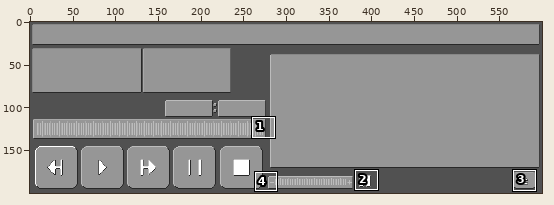
Two states of a pixel-art file, assets/window.aseprite. Above, an overview of the earlier version with the close-up marked.
Close-up. Before the edit:
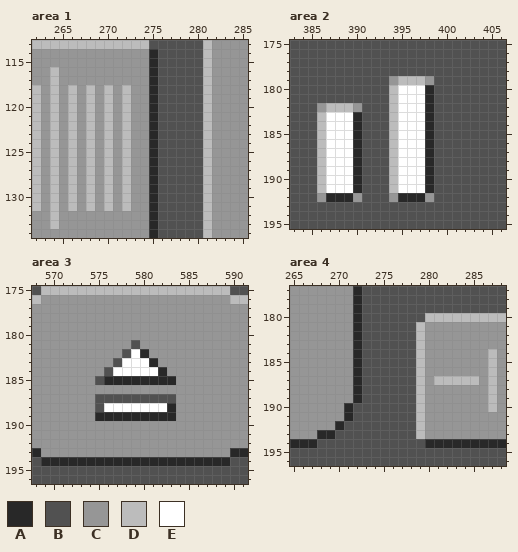
600x200 pixels, 1 frame. Shown: area 1: x 262..285, y 113..134; area 2: x 383..406, y 175..195; area 3: x 568..591, y 175..196; area 4: x 265..288, y 177..196. The commit also changed other parts of the picture, which this record leaves out.
Palette (. is transparent): A #282828  B #515151  C #969696  D #bcbcbc  E #ffffff
Pixels before, area 1, first column x 262:
113 DDDDDDDDDDDDDBBBBBBDCCCC
114 CCCCCCCCCCCCCABBBBBDCCCC
115 CCCCCCCCCCCCCABBBBBDCCCC
116 CCDCCCCCCCCCCABBBBBDCCCC
117 CCDCCCCCCCCCCABBBBBDCCCC
118 DCDCDCDCDCDCCABBBBBDCCCC
119 DCDCDCDCDCDCCABBBBBDCCCC
120 DCDCDCDCDCDCCABBBBBDCCCC
121 DCDCDCDCDCDCCABBBBBDCCCC
122 DCDCDCDCDCDCCABBBBBDCCCC
123 DCDCDCDCDCDCCABBBBBDCCCC
124 DCDCDCDCDCDCCABBBBBDCCCC
125 DCDCDCDCDCDCCABBBBBDCCCC
126 DCDCDCDCDCDCCABBBBBDCCCC
127 DCDCDCDCDCDCCABBBBBDCCCC
128 DCDCDCDCDCDCCABBBBBDCCCC
129 DCDCDCDCDCDCCABBBBBDCCCC
130 DCDCDCDCDCDCCABBBBBDCCCC
131 DCDCDCDCDCDCCABBBBBDCCCC
132 CCDCCCCCCCCCCABBBBBDCCCC
133 CCDCCCCCCCCCCABBBBBDCCCC
134 CCCCCCCCCCCCCABBBBBDCCCC
Pixels before, area 2, first column x 383:
175 BBBBBBBBBBBBBBBBBBBBBBBB
176 BBBBBBBBBBBBBBBBBBBBBBBB
177 BBBBBBBBBBBBBBBBBBBBBBBB
178 BBBBBBBBBBBBBBBBBBBBBBBB
179 BBBBBBBBBBBCDDDCBBBBBBBB
180 BBBBBBBBBBBDEEEABBBBBBBB
181 BBBBBBBBBBBDEEEABBBBBBBB
182 BBBCDDDCBBBDEEEABBBBBBBB
183 BBBDEEEABBBDEEEABBBBBBBB
184 BBBDEEEABBBDEEEABBBBBBBB
185 BBBDEEEABBBDEEEABBBBBBBB
186 BBBDEEEABBBDEEEABBBBBBBB
187 BBBDEEEABBBDEEEABBBBBBBB
188 BBBDEEEABBBDEEEABBBBBBBB
189 BBBDEEEABBBDEEEABBBBBBBB
190 BBBDEEEABBBDEEEABBBBBBBB
191 BBBDEEEABBBDEEEABBBBBBBB
192 BBBCAAACBBBCAAACBBBBBBBB
193 BBBBBBBBBBBBBBBBBBBBBBBB
194 BBBBBBBBBBBBBBBBBBBBBBBB
195 BBBBBBBBBBBBBBBBBBBBBBBB
Pixels before, area 3, first column x 568:
175 BDDDDDDDDDDDDDDDDDDDDDBB
176 DCCCCCCCCCCCCCCCCCCCCCDD
177 CCCCCCCCCCCCCCCCCCCCCCCC
178 CCCCCCCCCCCCCCCCCCCCCCCC
179 CCCCCCCCCCCCCCCCCCCCCCCC
180 CCCCCCCCCCCCCCCCCCCCCCCC
181 CCCCCCCCCCCBCCCCCCCCCCCC
182 CCCCCCCCCCBEACCCCCCCCCCC
183 CCCCCCCCCBEEEACCCCCCCCCC
184 CCCCCCCCBEEEEEACCCCCCCCC
185 CCCCCCCBAAAAAAAACCCCCCCC
186 CCCCCCCCCCCCCCCCCCCCCCCC
187 CCCCCCCBBBBBBBBBCCCCCCCC
188 CCCCCCCBEEEEEEEACCCCCCCC
189 CCCCCCCAAAAAAAAACCCCCCCC
190 CCCCCCCCCCCCCCCCCCCCCCCC
191 CCCCCCCCCCCCCCCCCCCCCCCC
192 CCCCCCCCCCCCCCCCCCCCCCCC
193 ACCCCCCCCCCCCCCCCCCCCCAA
194 BAAAAAAAAAAAAAAAAAAAAABB
195 BBBBBBBBBBBBBBBBBBBBBBBB
196 BBBBBBBBBBBBBBBBBBBBBBBB
Pixels before, area 4, first column x 265:
177 CCCCCCCABBBBBBBBBBBBBBBB
178 CCCCCCCABBBBBBBBBBBBBBBB
179 CCCCCCCABBBBBBBBBBBBBBBB
180 CCCCCCCABBBBBBBDDDDDDDDD
181 CCCCCCCABBBBBBDCCCCCCCCC
182 CCCCCCCABBBBBBDCCCCCCCCC
183 CCCCCCCABBBBBBDCCCCCCCCC
184 CCCCCCCABBBBBBDCCCCCCCDC
185 CCCCCCCABBBBBBDCCCCCCCDC
186 CCCCCCCABBBBBBDCCCCCCCDC
187 CCCCCCCABBBBBBDCDDDDDCDC
188 CCCCCCCABBBBBBDCCCCCCCDC
189 CCCCCCCABBBBBBDCCCCCCCDC
190 CCCCCCABBBBBBBDCCCCCCCDC
191 CCCCCCABBBBBBBDCCCCCCCCC
192 CCCCCABBBBBBBBDCCCCCCCCC
193 CCCAABBBBBBBBBDCCCCCCCCC
194 AAABBBBBBBBBBBBAAAAAAAAA
195 BBBBBBBBBBBBBBBBBBBBBBBB
196 BBBBBBBBBBBBBBBBBBBBBBBB
After:
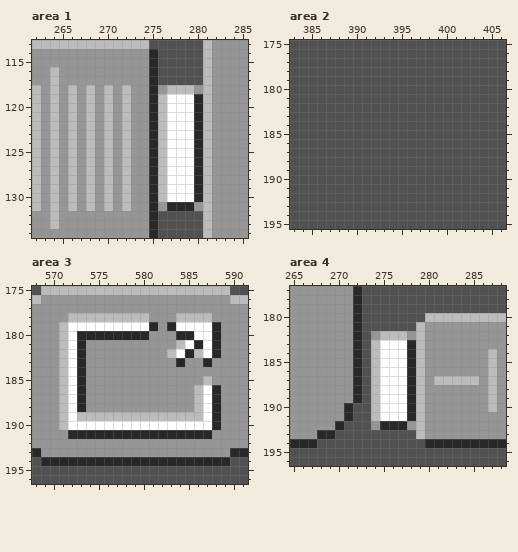
Edits made:
Area 1:
y 118: x 276..280 BBBBB -> CDDDC
y 119..130: x 276..280 BBBBB -> DEEEA
y 131: x 276..280 BBBBB -> CAAAC
Area 2:
y 179: x 394..398 CDDDC -> BBBBB
y 180..181: x 394..398 DEEEA -> BBBBB
y 182: x 386..390 CDDDC -> BBBBB; x 394..398 DEEEA -> BBBBB
y 183..191: x 386..390 DEEEA -> BBBBB; x 394..398 DEEEA -> BBBBB
y 192: x 386..390 CAAAC -> BBBBB; x 394..398 CAAAC -> BBBBB
Area 3:
y 178: x 572..580 CCCCCCCCC -> DDDDDDDDD; x 584..587 CCCC -> DDDD
y 179: x 571..581 CCCCCCCCCCC -> DEEEEEEEEEA; x 583..588 CCCCCC -> AEEEEA
y 180: x 571..580 CCCCCCCCCC -> DEAAAAAAAA; x 584..588 CCCCC -> AAEEA
y 181: x 571..573 CCC -> DEA; x 579 B -> C; x 584..588 CCCCC -> DEAEA
y 182: x 571..573 CCC -> DEA; x 578..580 BEA -> CCC; x 583..588 CCCCCC -> DEADEA
y 183: x 571..573 CCC -> DEA; x 577..581 BEEEA -> CCCCC; x 584 C -> A; x 587 C -> A
y 184: x 571..573 CCC -> DEA; x 576..582 BEEEEEA -> CCCCCCC
y 185: x 571..573 CCC -> DEA; x 575..583 BAAAAAAAA -> CCCCCCCCC; x 587 C -> D
y 186: x 571..573 CCC -> DEA; x 586..588 CCC -> DEA
y 187: x 571..573 CCC -> DEA; x 575..583 BBBBBBBBB -> CCCCCCCCC; x 586..588 CCC -> DEA
y 188: x 571..573 CCC -> DEA; x 575..583 BEEEEEEEA -> CCCCCCCCC; x 586..588 CCC -> DEA
y 189: x 571..588 CCCCAAAAAAAAACCCCC -> DEDDDDDDDDDDDDDDEA
y 190: x 571..588 CCCCCCCCCCCCCCCCCC -> DEEEEEEEEEEEEEEEEA
y 191: x 572..587 CCCCCCCCCCCCCCCC -> AAAAAAAAAAAAAAAA
Area 4:
y 182: x 274..278 BBBBB -> CDDDC
y 183..191: x 274..278 BBBBB -> DEEEA
y 192: x 274..278 BBBBB -> CAAAC
